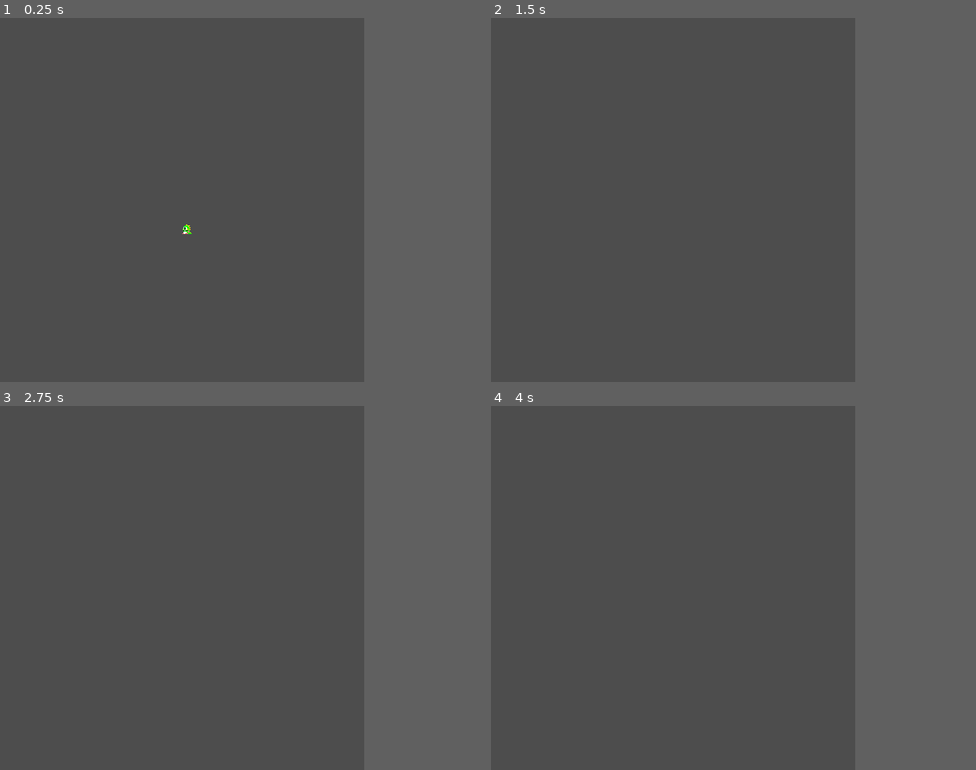
Above: before the commit, frames 1-4 (two rows, left to right).
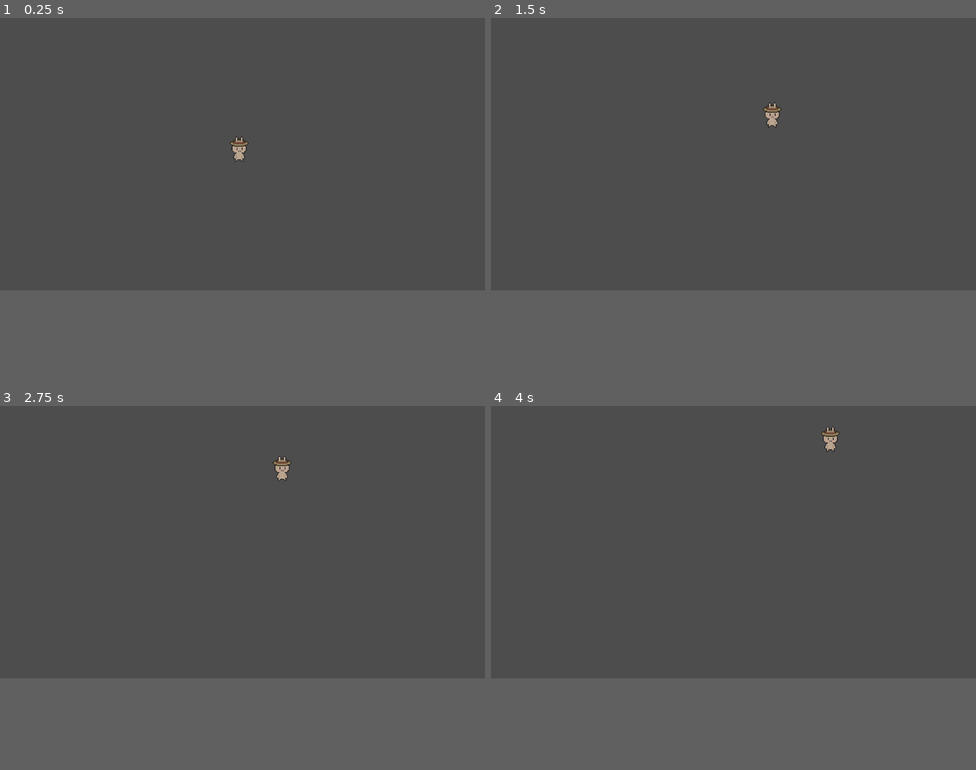
Above: after the commit, the same moments.

Repository: AlexPinekone/bubbleamdh
Game: Godot game, scene res://Levels/level_0.tscn
Same seed, same stepped clock (60 frames per second), same inputs: the game is played once before the commit and once after it.
Inputs:
- Up to frame 1 (0.25 s): no input
- Up to frame 2 (1.5 s): hold Up (ui_up) 0.53-1.28 s; hold Right (ui_right) from 0.53 s (still down); tap Up (ui_up) at 1.35 s
- Up to frame 3 (2.75 s): tap Up (ui_up) at 1.52, 1.82 s; release Right (ui_right) at 2.03 s; hold Left (ui_left) from 2.03 s (still down); hold Up (ui_up) from 2.03 s (still down)
- Up to frame 4 (4 s): release Left (ui_left) at 2.78 s; release Up (ui_up) at 2.78 s; hold Right (ui_right) from 2.78 s (still down); tap Up (ui_up) at 2.85, 3.02, 3.32 s; hold Up (ui_up) from 3.53 s (still down)
In our replay, the window is 600x600 before the commit and 799x449 after it. These sizes can differ from the game's own. Grey fills any space a smaller window leaves; there, only what the larger window draws over its background counts as a difference.

The runs differ from the first frame. In frame 1, 0.2% of the frame differs, in the area x 37-52%, y 32-60%; in frame 2, 0.2%; in frame 3, 0.2%; in frame 4, 0.2%.

Commit message:
Personaje nuevo desde arriba
Es un conejo

Diff:
--- a/Levels/level_0.tscn
+++ b/Levels/level_0.tscn
@@ -1,7 +1,7 @@
 [gd_scene load_steps=5 format=3 uid="uid://dtvg6twwdqd6f"]
 
 [ext_resource type="Texture2D" uid="uid://csf5k0s5qn6ci" path="res://Recursos/SpritesEscenario/TX Tileset Grass.png" id="1_a24h2"]
-[ext_resource type="PackedScene" uid="uid://svyqmxsch53v" path="res://Nodos/Personajes/lagarto.tscn" id="2_ehm41"]
+[ext_resource type="PackedScene" uid="uid://bq7yqitgp7i10" path="res://Nodos/Jugador/player.tscn" id="2_yc58d"]
 
 [sub_resource type="TileSetAtlasSource" id="TileSetAtlasSource_sworm"]
 texture = ExtResource("1_a24h2")
@@ -78,11 +78,12 @@
 [node name="Node2D" type="Node2D"]
 
 [node name="Camera2D" type="Camera2D" parent="."]
+zoom = Vector2(2, 2)
 
 [node name="TileMap" type="TileMap" parent="."]
 tile_set = SubResource("TileSet_ep8ia")
 format = 2
 layer_0/tile_data = PackedInt32Array(262139, 2, 0, 262140, 2, 0, 262142, 2, 0, 262143, 2, 0, 196608, 2, 0, 196609, 2, 0 …(653 unchanged characters)…
 
-[node name="CharacterBody2D" parent="." instance=ExtResource("2_ehm41")]
-position = Vector2(8, 8)
+[node name="Player" parent="." instance=ExtResource("2_yc58d")]
+position = Vector2(-4, -7)
--- /dev/null
+++ b/Nodos/Jugador/player.gd
@@ -0,0 +1,18 @@
+extends CharacterBody2D
+
+const SPEED = 70
+
+var input_direction: get = _get_input_direction
+var sprite_direction
+
+@onready var sprite = $AnimatedSprite2D
+
+func _physics_process(_delta):
+	velocity = input_direction * SPEED
+	move_and_slide()
+
+func _get_input_direction():
+	var x = -int(Input.is_action_pressed("ui_left")) + int(Input.is_action_pressed("ui_right"))
+	var y = -int(Input.is_action_pressed("ui_up")) + int(Input.is_action_pressed("ui_down"))
+	input_direction = Vector2(x,y).normalized()
+	return input_direction
--- /dev/null
+++ b/Nodos/Jugador/player.tscn
@@ -0,0 +1,98 @@
+[gd_scene load_steps=15 format=3 uid="uid://bq7yqitgp7i10"]
+
+[ext_resource type="Script" path="res://Nodos/Jugador/player.gd" id="1_hg857"]
+[ext_resource type="Texture2D" uid="uid://qr1yhcukyqwe" path="res://Recursos/SpritesEscenario/BunnyIdleF.png" id="1_v2b5i"]
+
+[sub_resource type="AtlasTexture" id="AtlasTexture_m87u1"]
+atlas = ExtResource("1_v2b5i")
+region = Rect2(0, 0, 32, 32)
+
+[sub_resource type="AtlasTexture" id="AtlasTexture_qocw7"]
+atlas = ExtResource("1_v2b5i")
+region = Rect2(32, 0, 32, 32)
+
+[sub_resource type="AtlasTexture" id="AtlasTexture_yu3q8"]
+atlas = ExtResource("1_v2b5i")
+region = Rect2(64, 0, 32, 32)
+
+[sub_resource type="AtlasTexture" id="AtlasTexture_qttl7"]
+atlas = ExtResource("1_v2b5i")
+region = Rect2(96, 0, 32, 32)
+
+[sub_resource type="AtlasTexture" id="AtlasTexture_h66vu"]
+atlas = ExtResource("1_v2b5i")
+region = Rect2(128, 0, 32, 32)
+
+[sub_resource type="AtlasTexture" id="AtlasTexture_hulrl"]
+atlas = ExtResource("1_v2b5i")
+region = Rect2(160, 0, 32, 32)
+
+[sub_resource type="AtlasTexture" id="AtlasTexture_vwqi5"]
+atlas = ExtResource("1_v2b5i")
+region = Rect2(192, 0, 32, 32)
+
+[sub_resource type="AtlasTexture" id="AtlasTexture_kxkv1"]
+atlas = ExtResource("1_v2b5i")
+region = Rect2(224, 0, 32, 32)
+
+[sub_resource type="AtlasTexture" id="AtlasTexture_j8c5i"]
+atlas = ExtResource("1_v2b5i")
+region = Rect2(256, 0, 32, 32)
+
+[sub_resource type="AtlasTexture" id="AtlasTexture_e2pul"]
+atlas = ExtResource("1_v2b5i")
+region = Rect2(288, 0, 32, 32)
+
+[sub_resource type="SpriteFrames" id="SpriteFrames_mc14a"]
+animations = [{
+"frames": [{
+"duration": 1.0,
+"texture": SubResource("AtlasTexture_m87u1")
+}, {
+"duration": 1.0,
+"texture": SubResource("AtlasTexture_qocw7")
+}, {
+"duration": 1.0,
+"texture": SubResource("AtlasTexture_yu3q8")
+}, {
+"duration": 1.0,
+"texture": SubResource("AtlasTexture_qttl7")
+}, {
+"duration": 1.0,
+"texture": SubResource("AtlasTexture_h66vu")
+}, {
+"duration": 1.0,
+"texture": SubResource("AtlasTexture_hulrl")
+}, {
+"duration": 1.0,
+"texture": SubResource("AtlasTexture_vwqi5")
+}, {
+"duration": 1.0,
+"texture": SubResource("AtlasTexture_kxkv1")
+}, {
+"duration": 1.0,
+"texture": SubResource("AtlasTexture_j8c5i")
+}, {
+"duration": 1.0,
+"texture": SubResource("AtlasTexture_e2pul")
+}],
+"loop": true,
+"name": &"walkDown",
+"speed": 10.0
+}]
+
+[sub_resource type="CircleShape2D" id="CircleShape2D_x68w6"]
+radius = 8.06226
+
+[node name="Player" type="CharacterBody2D"]
+motion_mode = 1
+script = ExtResource("1_hg857")
+
+[node name="AnimatedSprite2D" type="AnimatedSprite2D" parent="."]
+sprite_frames = SubResource("SpriteFrames_mc14a")
+animation = &"walkDown"
+frame_progress = 0.682129
+
+[node name="CollisionShape2D" type="CollisionShape2D" parent="."]
+position = Vector2(0, 4)
+shape = SubResource("CircleShape2D_x68w6")
--- a/project.godot
+++ b/project.godot
@@ -14,11 +14,6 @@
 run/main_scene="res://Levels/level_0.tscn"
 config/features=PackedStringArray("4.3", "Forward Plus")
 config/icon="res://icon.svg"
-
-[display]
-
-window/size/viewport_width=600
-window/size/viewport_height=600
 
 [input]
 
Binary file added: Recursos/SpritesEscenario/BunnyIdleF.png
Not shown, added: Recursos/SpritesEscenario/BunnyIdleF.png.import
